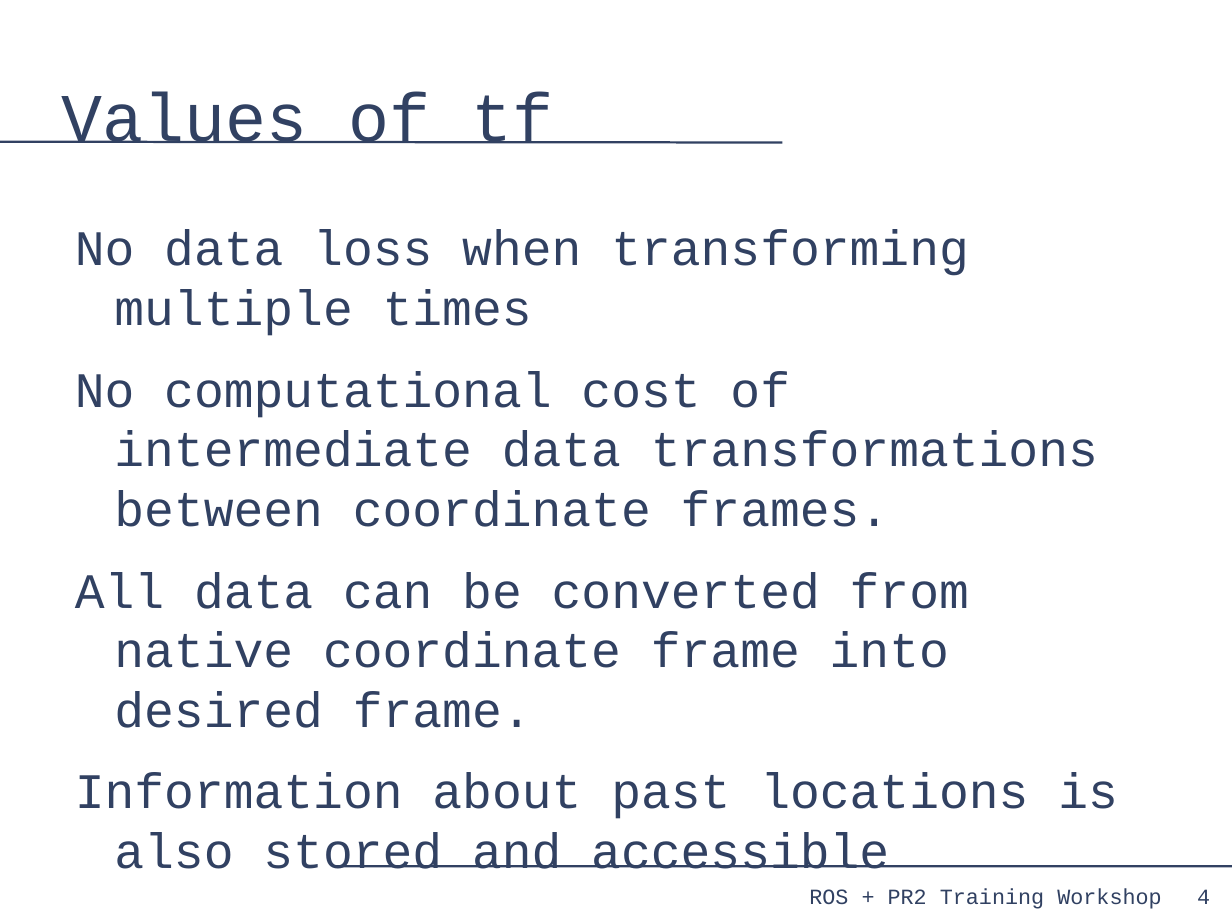
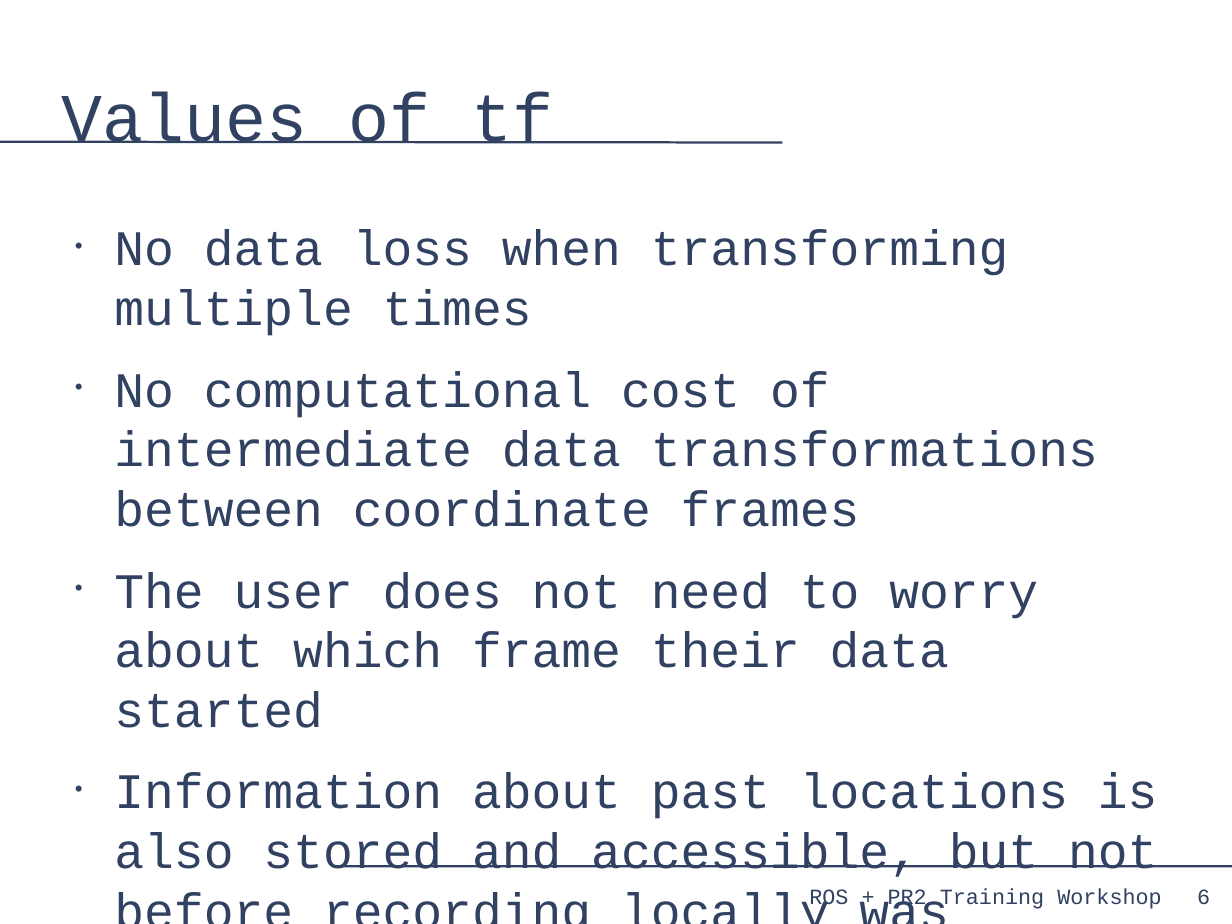
Before and after one commit to PR2/pr2_docs, a slide deck: slide 6 of pr2_training_workshop/tf/tf_training.odp (slide 4 before the commit). Drawn at 1232x924 pixels with LibreOffice and Linux fonts; fonts in the diff are those of the drawing. Boxes give left, top, right and bottom in pixels: in the first picture for what was removed or moved away, otherwise in the second. Text is boxed around its words. In the diff, an @@ line names an element or a change of style, - is before the commit and + after.

Commit message:
new tf presentation

```diff
--- a/pr2_training_workshop/tf/tf_training.odp
+++ b/pr2_training_workshop/tf/tf_training.odp
@@ text at bbox=[114, 230, 1009, 336]: bullet none to • @@
@@ text at bbox=[114, 371, 1158, 877]: text changed @@
-No computational cost of intermediate data transformations between coordinate frames.
-All data can be converted from native coordinate frame into desired frame.
-Information about past locations is also stored and accessible
+• No computational cost of intermediate data transformations between coordinate frames
+• The user does not need to worry about which frame their data started
+• Information about past locations is also stored and accessible, but not before recording locally was started
@@ page number at bbox=[1197, 889, 1210, 904]: text changed @@
-4
+6
```
Also in this commit, not shown: 6 slides added.
